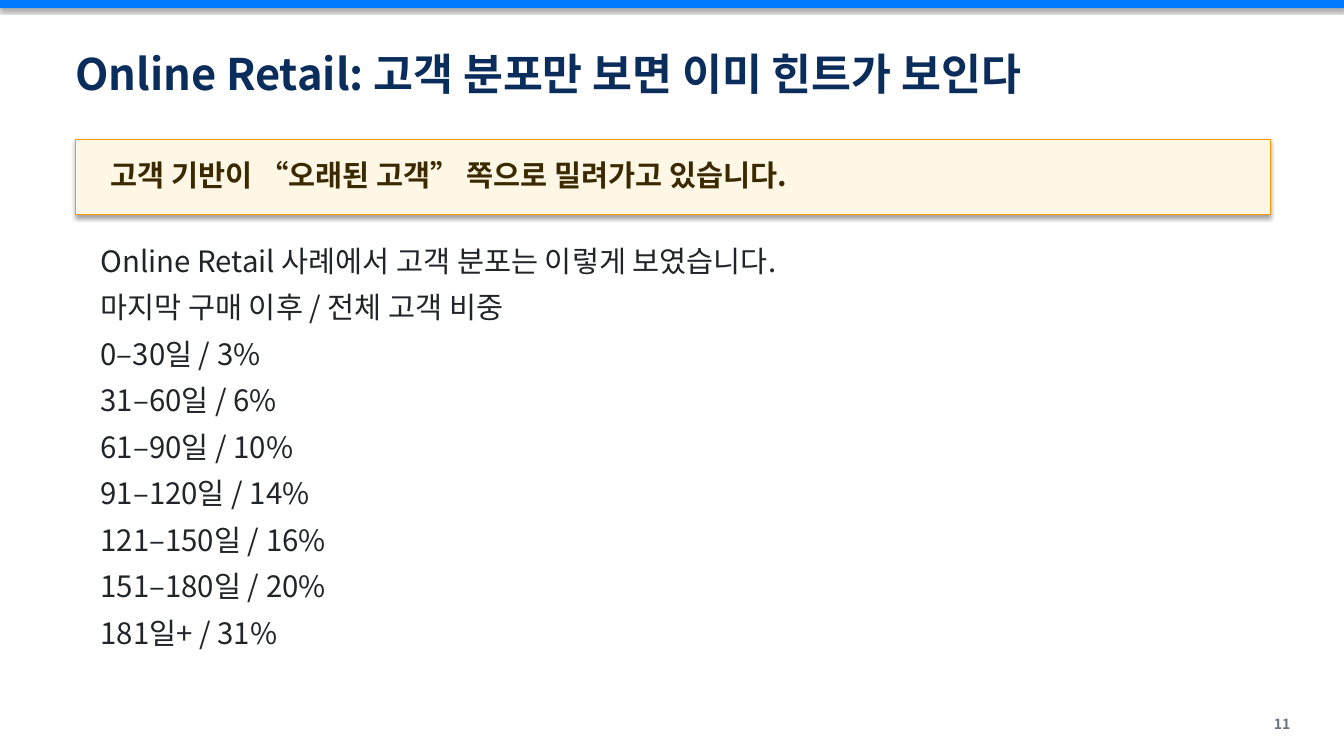
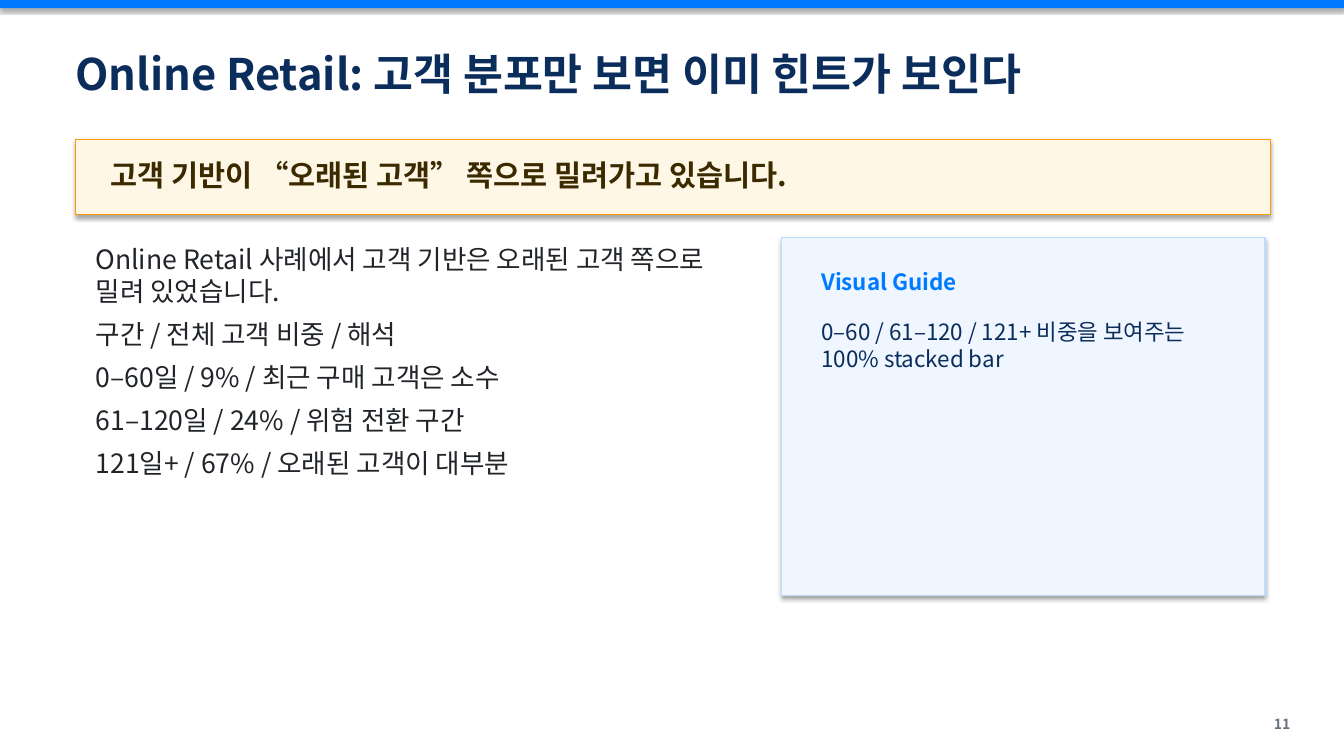
Before and after one commit to sykim-kr/Recency-latency-lecture, a slide deck: slide 12 of recency-latency-retention-crm-lecture-full-workshop-v3-final.pptx. Drawn at 1344x756 pixels with LibreOffice and Linux fonts; fonts in the diff are those of the drawing. Boxes give left, top, right and bottom in pixels: in the first picture for what was removed or moved away, otherwise in the second. Text is boxed around its words. In the diff, an @@ line names an element or a change of style, - is before the commit and + after.

```diff
--- a/recency-latency-retention-crm-lecture-full-workshop-v3-final.pptx
+++ b/recency-latency-retention-crm-lecture-full-workshop-v3-final.pptx
@@ rectangle added at (781,238,1265,596), fill #EFF6FF, outline #BFDBFE 0.75 pt @@
@@ text at (96,247,704,475): text changed; size 21 to 19 pt @@
-Online Retail 사례에서 고객 분포는 이렇게 보였습니다.
-마지막 구매 이후 / 전체 고객 비중
-0–30일 / 3%
-31–60일 / 6%
-61–90일 / 10%
-91–120일 / 14%
-121–150일 / 16%
-151–180일 / 20%
-181일+ / 31%
+Online Retail 사례에서 고객 기반은 오래된 고객 쪽으로 밀려 있었습니다.
+구간 / 전체 고객 비중 / 해석
+0–60일 / 9% / 최근 구매 고객은 소수
+61–120일 / 24% / 위험 전환 구간
+121일+ / 67% / 오래된 고객이 대부분
@@ text added at (821,272,956,291), 16 pt, text #007BFF, bold @@
+Visual Guide
@@ text added at (821,321,1185,368), 16 pt, text #0B2D5B @@
+0–60 / 61–120 / 121+ 비중을 보여주는 100% stacked bar
```
Also in this commit, not shown: 3 other slides changed, 8 other files.
